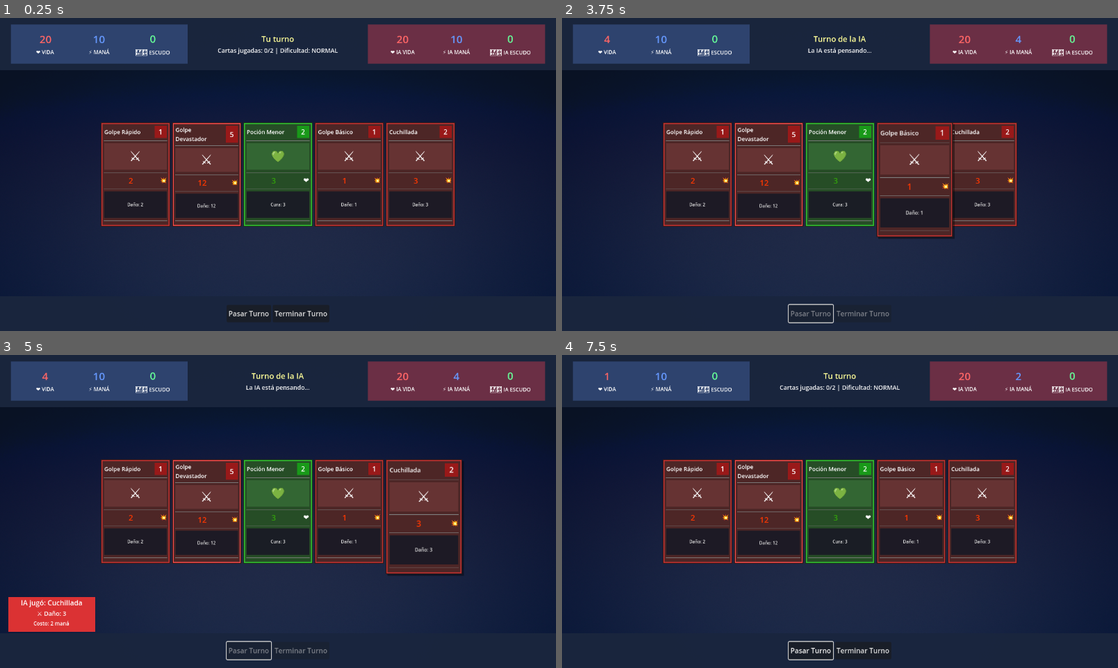
Above: before the commit, frames 1-4 (two rows, left to right).
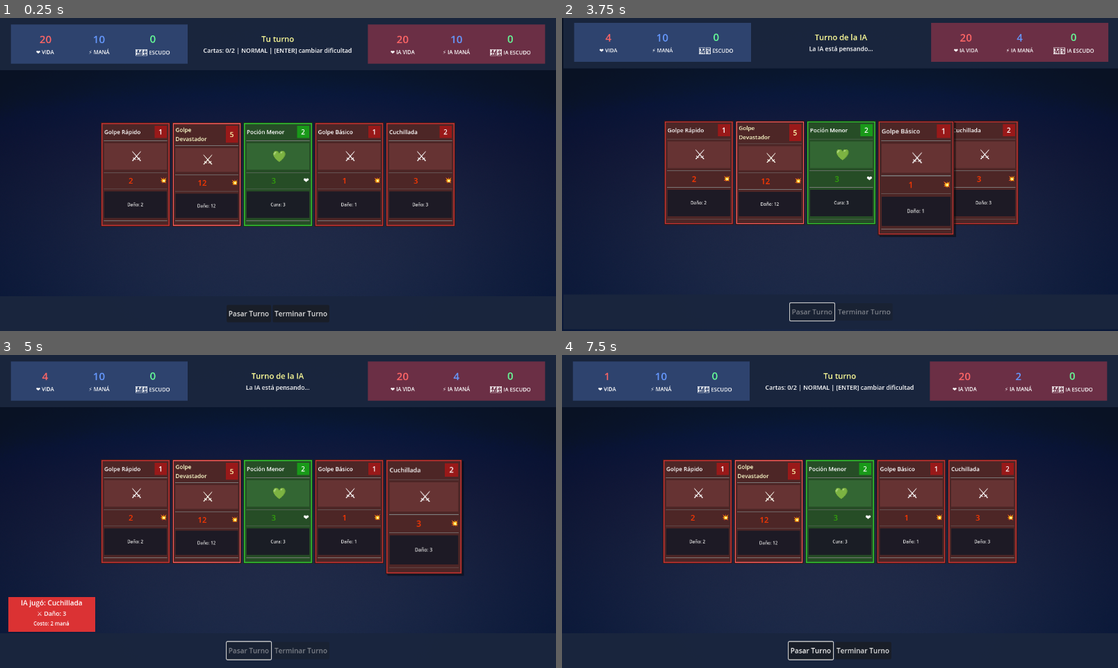
Above: after the commit, the same moments.

Repository: lextrack/Cards
Game: Godot game, scene res://scenes/Main.tscn
The game is run twice, just before and just after one commit, with the same random seed, the same clock (stepped at 60 frames per second) and the same inputs.
Inputs (mouse positions are in pixels of both pictures, inside the frame that each line leads up to):
- Up to frame 1 (0.25 s): no input
- Up to frame 2 (3.75 s): click "Pasar Turno" at 0.5 s; move the mouse to (695, 174) at 1.27 s; click (695, 174) at 1.42 s; move the mouse to (767, 174) at 2.02 s; click (767, 174) at 2.17 s; move the mouse to (840, 174) at 2.77 s; click (840, 174) at 2.92 s; move the mouse to (912, 174) at 3.52 s; click (912, 174) at 3.67 s
- Up to frame 3 (5 s): move the mouse to (422, 511) at 4.27 s; click (422, 511) at 4.42 s
- Up to frame 4 (7.5 s): move the mouse to (673, 464) at 5.02 s; click (673, 464) at 5.17 s; move the mouse to (867, 511) at 5.77 s; click (867, 511) at 5.92 s; move the mouse to (756, 433) at 6.52 s; click (756, 433) at 6.67 s; move the mouse to (962, 495) at 7.27 s; click (962, 495) at 7.42 s

The runs differ from the first frame. In frame 1, 0.5% of the frame differs, in the area x 23-77%, y 9-47%; in frame 2, 8.6%, in the area x 2-99%, y 1-98%; in frame 3, 0.2%; in frame 4, 0.5%.

Commit message:
Minor changes in the UI

Diff:
--- a/scenes/Card.tscn
+++ b/scenes/Card.tscn
@@ -150,10 +150,10 @@
 anchor_top = 0.5
 anchor_right = 0.5
 anchor_bottom = 0.5
-offset_left = -20.0
-offset_top = -20.0
-offset_right = 20.0
-offset_bottom = 20.0
+offset_left = -19.0
+offset_top = -22.5
+offset_right = 25.0
+offset_bottom = 22.5
 grow_horizontal = 2
 grow_vertical = 2
 theme_override_font_sizes/font_size = 32
--- a/scripts/Card.gd
+++ b/scripts/Card.gd
@@ -60,6 +60,9 @@
 	var rarity_multiplier = rarity_colors[rarity]
 	card_border.color = card_border.color * rarity_multiplier
 	rarity_bg.color = type_colors.border * 0.8
+
+	# Efectos especiales según rareza
+	apply_rarity_effects(rarity)
 
 	# Configurar icono y estadísticas
 	match card_data.card_type:
@@ -122,9 +125,9 @@
 func get_rarity_colors() -> Dictionary:
 	return {
 		"common": 1.0,
-		"uncommon": 1.2,
-		"rare": 1.5,
-		"epic": 2.0
+		"uncommon": 1.4,  # Más notable
+		"rare": 1.8,      # Más brillante
+		"epic": 2.5       # Muy brillante
 	}
 
 func _on_card_input(event: InputEvent):
@@ -151,6 +154,8 @@
 	card_data = data
 	if is_inside_tree():
 		update_display()
+		# Reproducir animación especial para cartas épicas
+		call_deferred("play_epic_entrance_animation")
 
 func set_playable(playable: bool):
 	if playable:
@@ -167,3 +172,51 @@
 
 	for child in node.get_children():
 		set_mouse_filter_recursive(child)
+
+# Efectos especiales según rareza
+func apply_rarity_effects(rarity: String):
+	match rarity:
+		"uncommon":
+			# Brillo sutil en el nombre
+			name_label.modulate = Color(1.2, 1.2, 1.0, 1.0)
+			# Efecto en el costo
+			cost_label.modulate = Color(1.3, 1.3, 1.0, 1.0)
+		"rare":
+			# Brillo dorado en elementos clave
+			name_label.modulate = Color(1.4, 1.3, 0.8, 1.0)
+			cost_label.modulate = Color(1.5, 1.4, 0.7, 1.0)
+			stat_value.modulate = stat_value.modulate * Color(1.3, 1.2, 0.9, 1.0)
+			# Efecto en el icono
+			card_icon.modulate = Color(1.2, 1.15, 0.95, 1.0)
+		"epic":
+			# Efectos muy notorios - colores púrpura/dorado
+			name_label.modulate = Color(1.8, 1.4, 2.0, 1.0)  # Púrpura brillante
+			cost_label.modulate = Color(2.0, 1.5, 0.5, 1.0)  # Dorado intenso
+			stat_value.modulate = stat_value.modulate * Color(1.8, 1.3, 0.6, 1.0)
+			card_icon.modulate = Color(1.5, 1.2, 1.8, 1.0)   # Púrpura suave
+			# Brillo adicional en toda la carta
+			modulate = Color(1.1, 1.05, 1.15, 1.0)
+		_:
+			# Cartas comunes - colores normales
+			pass
+
+# Animación especial para cartas épicas al aparecer
+func play_epic_entrance_animation():
+	if not card_data:
+		return
+
+	var rarity = CardProbability.calculate_card_rarity(card_data.damage, card_data.heal, card_data.shield)
+	if rarity == "epic":
+		# Efecto de pulso dorado
+		var tween = create_tween()
+		tween.set_loops(3)
+		tween.set_parallel(true)
+
+		# Pulso de escala
+		tween.tween_property(self, "scale", original_scale * 1.15, 0.3)
+		tween.tween_property(self, "scale", original_scale, 0.3)
+
+		# Pulso de brillo
+		var original_modulate = modulate
+		tween.tween_property(self, "modulate", Color(1.3, 1.1, 1.4, 1.0), 0.3)
+		tween.tween_property(self, "modulate", original_modulate, 0.3)
--- a/scripts/Main.gd
+++ b/scripts/Main.gd
@@ -15,6 +15,10 @@
 @onready var pass_turn_button = $UILayer/BottomPanel/TurnButtonsContainer/PassTurnButton
 @onready var end_turn_button = $UILayer/BottomPanel/TurnButtonsContainer/EndTurnButton
 @onready var game_over_label = $UILayer/GameOverLabel
+
+# Referencias para efectos visuales
+@onready var ui_layer = $UILayer
+@onready var overlay = $BackgroundLayer/Overlay
 
 var player: Player
 var ai: Player
@@ -27,10 +31,17 @@
 var difficulty: String = "normal"
 var game_count: int = 1
 
+# Variables para efectos de daño
+var original_ui_position: Vector2
+var is_screen_shaking: bool = false
+
 func _ready():
 	# Conectar botones
 	pass_turn_button.pressed.connect(_on_pass_turn_pressed)
 	end_turn_button.pressed.connect(_on_end_turn_pressed)
+
+	# Guardar posición original para efectos de shake
+	original_ui_position = ui_layer.position
 
 	ai_notification = ai_notification_scene.instantiate()
 	add_child(ai_notification)
@@ -70,6 +81,7 @@
 	player.turn_changed.connect(_on_player_turn_changed)
 	player.card_drawn.connect(_on_player_card_drawn)
 	player.auto_turn_ended.connect(_on_player_auto_turn_ended)
+	player.damage_taken.connect(_on_player_damage_taken)
 
 	# Conectar señales de la IA
 	ai.hp_changed.connect(_on_ai_hp_changed)
@@ -156,7 +168,7 @@
 	var cards_played = player.get_cards_played()
 
 	turn_label.text = "Tu turno"
-	game_info_label.text = "Cartas jugadas: " + str(cards_played) + "/" + str(max_cards) + " | Dificultad: " + difficulty.to_upper()
+	game_info_label.text = "Cartas: " + str(cards_played) + "/" + str(max_cards) + " | " + difficulty.to_upper() + " | [ENTER] cambiar dificultad"
 
 	# Habilitar ambos botones
 	pass_turn_button.disabled = false
@@ -184,13 +196,11 @@
 	await get_tree().create_timer(1.0).timeout
 	start_player_turn()
 
-# Función para pasar turno sin jugar cartas
 func _on_pass_turn_pressed():
 	if is_player_turn:
 		turn_label.text = "Pasaste el turno"
 		game_info_label.text = "Sin cartas jugadas"
 
-		# Mostrar notificación de turno pasado
 		if game_notification:
 			game_notification.show_auto_end_turn_notification("pass_turn")
 
@@ -236,7 +246,7 @@
 
 func _on_player_cards_played_changed(cards_played: int, max_cards: int):
 	update_hand_display()
-	game_info_label.text = "Cartas jugadas: " + str(cards_played) + "/" + str(max_cards) + " | Dificultad: " + difficulty.to_upper()
+	game_info_label.text = "Cartas: " + str(cards_played) + "/" + str(max_cards) + " | " + difficulty.to_upper() + " | [ENTER] cambiar dificultad"
 
 	if cards_played >= max_cards:
 		turn_label.text = "¡Límite alcanzado!"
@@ -333,9 +343,67 @@
 
 func _input(event):
 	if event.is_action_pressed("ui_accept"):
-		var difficulties = GameBalance.get_available_difficulties()
-		var current_index = difficulties.find(difficulty)
-		var next_index = (current_index + 1) % difficulties.size()
-		set_difficulty(difficulties[next_index])
+		# Solo permitir cambio de dificultad durante el turno del jugador
+		if is_player_turn:
+			var difficulties = GameBalance.get_available_difficulties()
+			var current_index = difficulties.find(difficulty)
+			var next_index = (current_index + 1) % difficulties.size()
+			set_difficulty(difficulties[next_index])
+		else:
+			# Mostrar mensaje si intenta cambiar durante turno de IA
+			turn_label.text = "Turno de la IA"
+			game_info_label.text = "No puedes cambiar dificultad ahora"
 	elif event.is_action_pressed("restart_game"):
 		restart_game()
+
+# === EFECTOS VISUALES DE DAÑO ===
+
+func _on_player_damage_taken(damage_amount: int):
+	play_damage_effects(damage_amount)
+
+func play_damage_effects(damage_amount: int):
+	if is_screen_shaking:
+		return
+
+	var shake_intensity = min(damage_amount * 2.0, 8.0)
+	var flash_intensity = min(damage_amount * 0.1, 0.4)
+
+	screen_shake(shake_intensity, 0.3)
+	red_flash(flash_intensity, 0.25)
+
+func screen_shake(intensity: float, duration: float):
+	if is_screen_shaking:
+		return
+
+	is_screen_shaking = true
+
+	var shake_count = 8
+	var time_per_shake = duration / shake_count
+
+	for i in range(shake_count):
+		var current_intensity = intensity * (1.0 - float(i) / shake_count)
+		var shake_x = randf_range(-current_intensity, current_intensity)
+		var shake_y = randf_range(-current_intensity, current_intensity)
+		var shake_position = original_ui_position + Vector2(shake_x, shake_y)
+
+		var tween = create_tween()
+		tween.tween_property(ui_layer, "position", shake_position, time_per_shake)
+		await tween.finished
+
+	var final_tween = create_tween()
+	final_tween.tween_property(ui_layer, "position", original_ui_position, 0.1)
+	await final_tween.finished
+
+	is_screen_shaking = false
+
+func red_flash(intensity: float, duration: float):
+	var original_color = overlay.color
+	var flash_color = Color(1.0, 0.2, 0.2, intensity)
+
+	var tween = create_tween()
+	tween.set_parallel(true)
+
+	tween.tween_property(overlay, "color", original_color + flash_color, duration * 0.2)
+	tween.tween_property(overlay, "color", original_color, duration * 0.8)
+
+	await tween.finished
--- a/scripts/Player.gd
+++ b/scripts/Player.gd
@@ -30,6 +30,7 @@
 signal ai_card_played(card: CardData)
 signal card_drawn(cards_count: int, from_deck: bool)
 signal auto_turn_ended(reason: String)
+signal damage_taken(damage_amount: int)  # Nueva señal para efectos visuales
 
 func _ready():
 	setup_from_difficulty()
@@ -79,6 +80,10 @@
 	current_shield = max(0, current_shield - total_damage)
 	current_hp -= actual_damage
 
+	# Emitir señal de daño solo si realmente se recibió daño
+	if actual_damage > 0:
+		damage_taken.emit(actual_damage)
+
 	if current_hp <= 0:
 		current_hp = 0
 		player_died.emit()
